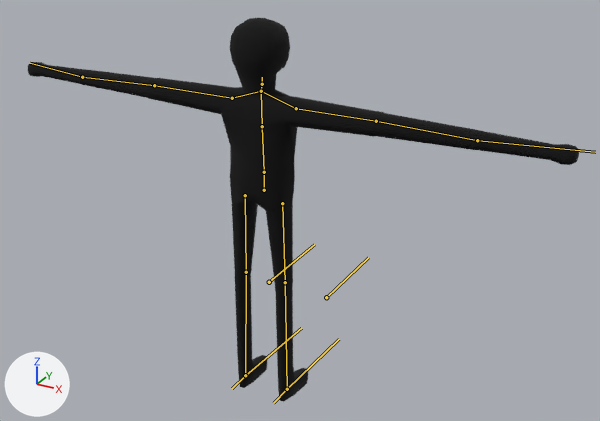
The glTF model imports/creepy.gltf as it was, and as the next commit left it.
One viewpoint serves both versions: a 50 mm camera at (5.6, -9.21, 7.6) aimed at (-0.13, 1.2, 2.4). The lights are fixed; the arrows at lower left show +X, +Y and +Z. The bones that bend it are drawn over the model as lines.

Names of what the first picture shows: 'Body'.
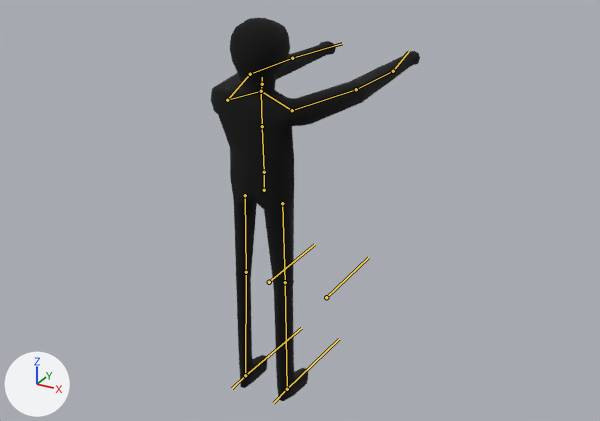
The newer file adds an action. The first version stands in its rest pose; the second is drawn at frame 0 of the action 'hit'.

The change, as a list of edits to the scene's bpy script:
```text
Change bone_shoulder_l:
    where bone_shoulder_l = bpy.data.objects['Armature'].pose.bones['Shoulder.L']  # child of 'Chest'
    bone_shoulder_l.rotation_quaternion: (1.0, 0.0, 0.0, 0.0) -> (0.995, -0.095, -0.033, 0.008)  # degrees (0, 0, 0) -> degrees (-11, -4, 1)
Change bone_arm1_l:
    where bone_arm1_l = bpy.data.objects['Armature'].pose.bones['Arm1.L']  # child of 'Shoulder.L'
    bone_arm1_l.rotation_quaternion: (1.0, 0.0, 0.0, 0.0) -> (0.703, 0.71, -0.029, -0.025)  # degrees (0, 0, 0) -> degrees (91, 0, -4)
Change bone_arm2_l:
    where bone_arm2_l = bpy.data.objects['Armature'].pose.bones['Arm2.L']  # child of 'Arm1.L'
    bone_arm2_l.rotation_quaternion: (1.0, 0.0, 0.0, 0.0) -> (0.994, 0.109, 0.002, -0.003)  # degrees (0, 0, 0) -> degrees (12, 0, 0)
Change bone_shoulder_r:
    where bone_shoulder_r = bpy.data.objects['Armature'].pose.bones['Shoulder.R']  # child of 'Chest'
    bone_shoulder_r.rotation_quaternion: (1.0, 0.0, 0.0, 0.0) -> (0.995, -0.095, 0.033, -0.008)  # degrees (0, 0, 0) -> degrees (-11, 4, -1)
Change bone_arm1_r:
    where bone_arm1_r = bpy.data.objects['Armature'].pose.bones['Arm1.R']  # child of 'Shoulder.R'
    bone_arm1_r.rotation_quaternion: (1.0, 0.0, 0.0, 0.0) -> (0.703, 0.71, 0.029, 0.025)  # degrees (0, 0, 0) -> degrees (91, 0, 4)
Change bone_arm2_r:
    where bone_arm2_r = bpy.data.objects['Armature'].pose.bones['Arm2.R']  # child of 'Arm1.R'
    bone_arm2_r.rotation_quaternion: (1.0, 0.0, 0.0, 0.0) -> (0.994, 0.109, -0.002, 0.003)  # degrees (0, 0, 0) -> degrees (12, 0, 0)
Change bone_leg1_l:
    where bone_leg1_l = bpy.data.objects['Armature'].pose.bones['Leg1.L']  # child of 'Root'
    bone_leg1_l.rotation_quaternion: (1.0, 0.0, 0.0, 0.0) -> (0.996, 0.0, -0.086, 0.001)  # degrees (0, 0, 0) -> degrees (0, -10, 0)
Change bone_foot_l:
    where bone_foot_l = bpy.data.objects['Armature'].pose.bones['Foot.L']  # child of 'Leg2.L'
    bone_foot_l.rotation_quaternion: (1.0, 0.0, 0.0, 0.0) -> (0.996, -0.005, 0.005, -0.085)  # degrees (0, 0, 0) -> degrees (-1, 0, -10)
Change bone_leg1_r:
    where bone_leg1_r = bpy.data.objects['Armature'].pose.bones['Leg1.R']  # child of 'Root'
    bone_leg1_r.rotation_quaternion: (1.0, 0.0, 0.0, 0.0) -> (0.996, 0.0, 0.086, -0.001)  # degrees (0, 0, 0) -> degrees (0, 10, 0)
Change bone_foot_r:
    where bone_foot_r = bpy.data.objects['Armature'].pose.bones['Foot.R']  # child of 'Leg2.R'
    bone_foot_r.rotation_quaternion: (1.0, 0.0, 0.0, 0.0) -> (0.996, -0.005, -0.005, 0.085)  # degrees (0, 0, 0) -> degrees (-1, 0, 10)
```

Location of each change, [x1, y1, x2, y2] in pixels of the pictures (600 x 421 px):
'Body', posed (62% narrower)
    before: [28, 18, 579, 402]
    after: [211, 18, 420, 401]
bone 'Shoulder.L', root to tip
    before: (261, 91) to (232, 98)
    after: (261, 91) to (227, 100)
bone 'Arm1.L', root to tip
    before: (232, 98) to (154, 85)
    after: (227, 100) to (250, 74)
bone 'Arm2.L', root to tip
    before: (154, 85) to (82, 77)
    after: (250, 74) to (292, 58)
bone 'Shoulder.R', root to tip
    before: (261, 91) to (296, 108)
    after: (261, 91) to (292, 110)
bone 'Arm1.R', root to tip
    before: (296, 108) to (376, 121)
    after: (292, 110) to (356, 89)
bone 'Arm2.R', root to tip
    before: (376, 121) to (477, 140)
    after: (356, 89) to (393, 71)
